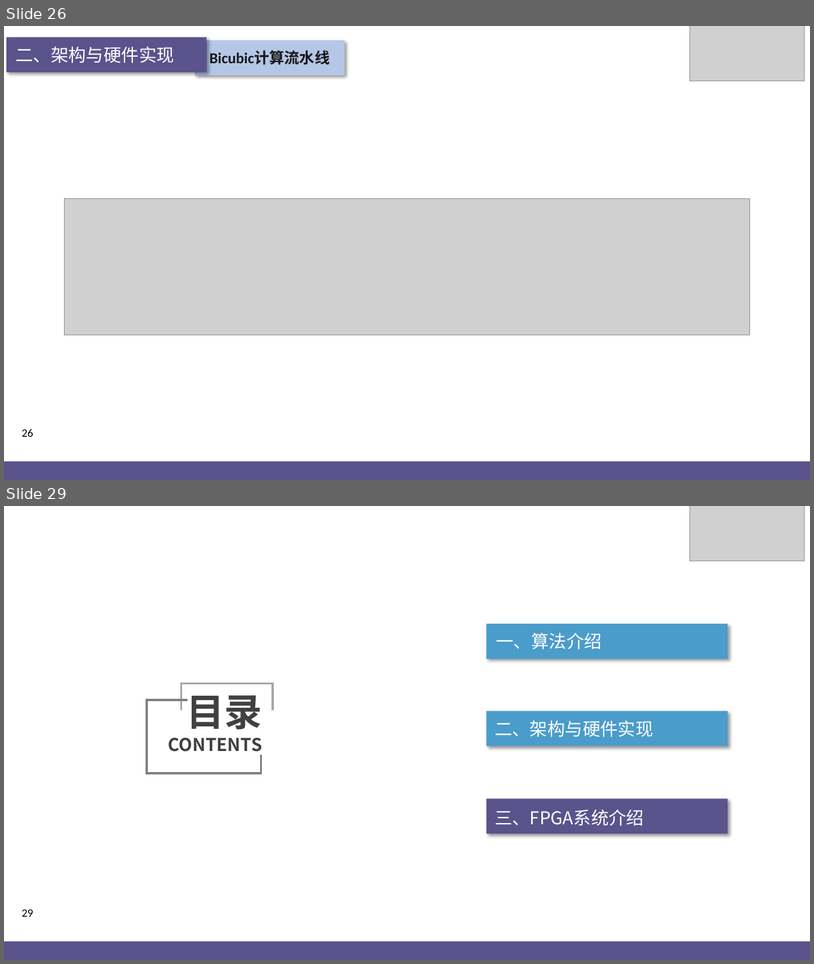
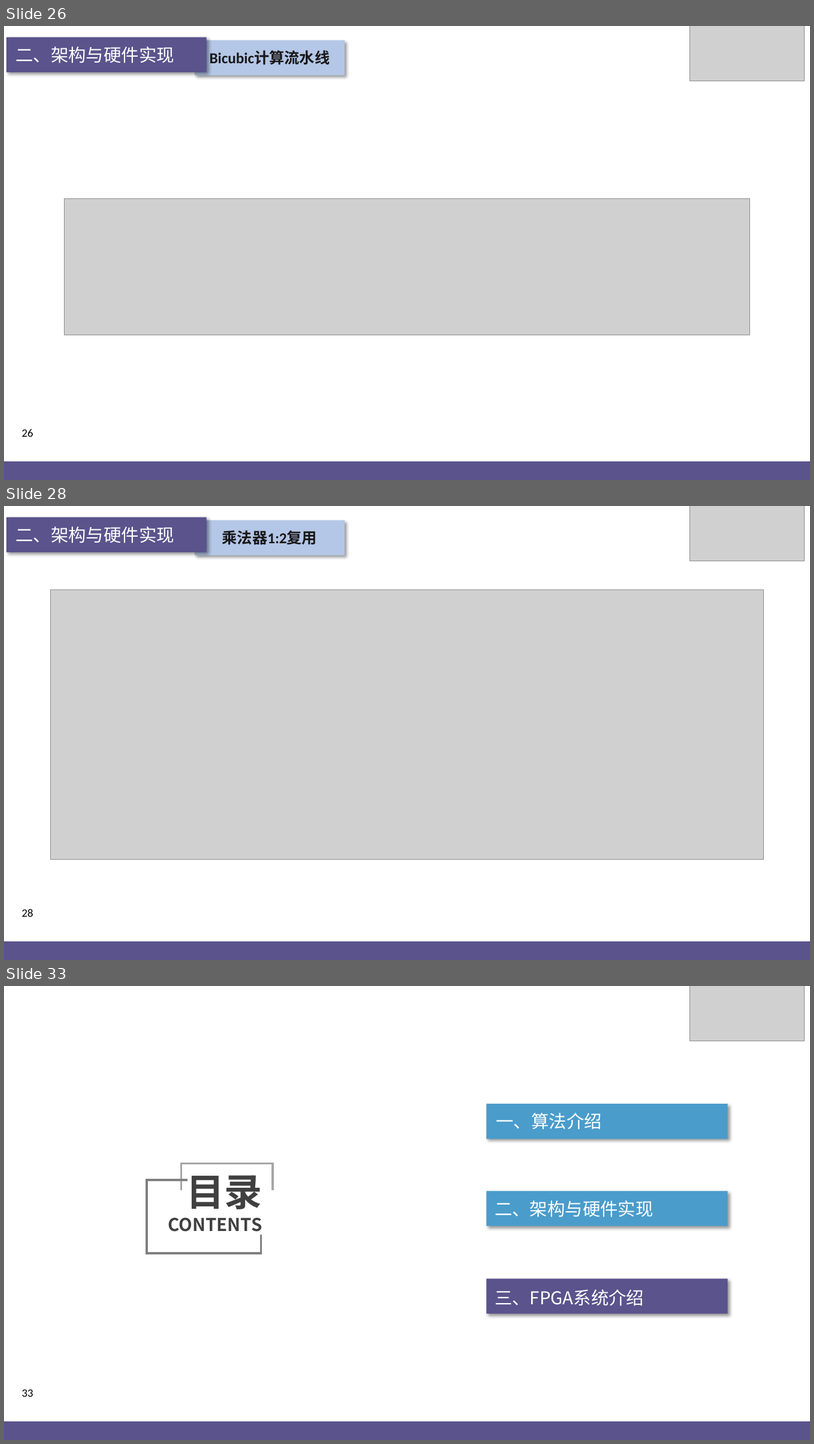
Before and after one commit to jjyy-Huang/LoG-UTE-RAISR-Doc, a slide deck: presentation/PPT.pptx. Shown one above the other, each under a label of ours: slides 26 and 29 before the commit, slides 26, 28 and 33 after it; the slides between them are not shown. The pictures are 814x964 and 814x1444 pixels, drawn with LibreOffice and Linux fonts; fonts in the diff are those of the drawing; grey boxes stand for pictures; background and template pictures are left out. Boxes give left, top, right and bottom in pixels: in the first picture for what was removed or moved away, otherwise in the second. Text is boxed around its words. In the diff, an @@ line names an element or a change of style, - is before the commit and + after.

```diff
--- a/presentation/PPT.pptx
+++ b/presentation/PPT.pptx
@@ slide 28 added at (x1=4, y1=506, x2=810, y2=960), background picture (left out); not listed: 1 template element that a slide beside it also shows @@
@@ rectangle added at (x1=6, y1=517, x2=207, y2=553), fill #5A538C @@
@@ rectangle added at (x1=195, y1=520, x2=345, y2=556), fill #B4C7E7, 18 pt, text #181717, bold @@
+乘法器1:2复用
@@ picture added at (x1=690, y1=506, x2=804, y2=561) @@
@@ text added at (x1=15, y1=526, x2=174, y2=543), 21 pt, text #FFFFFF @@
+二、架构与硬件实现
@@ picture added at (x1=51, y1=589, x2=764, y2=859) @@
@@ rectangle added at (x1=4, y1=941, x2=810, y2=960), fill #5A538C @@
@@ what was slide 29 is now slide 33 @@
@@ page number at (x1=22, y1=1389, x2=33, y2=1396): text changed @@
-29
+33
```
Also in this commit, not shown: 21 slides changed, 4 other slides added, 58 other files.
